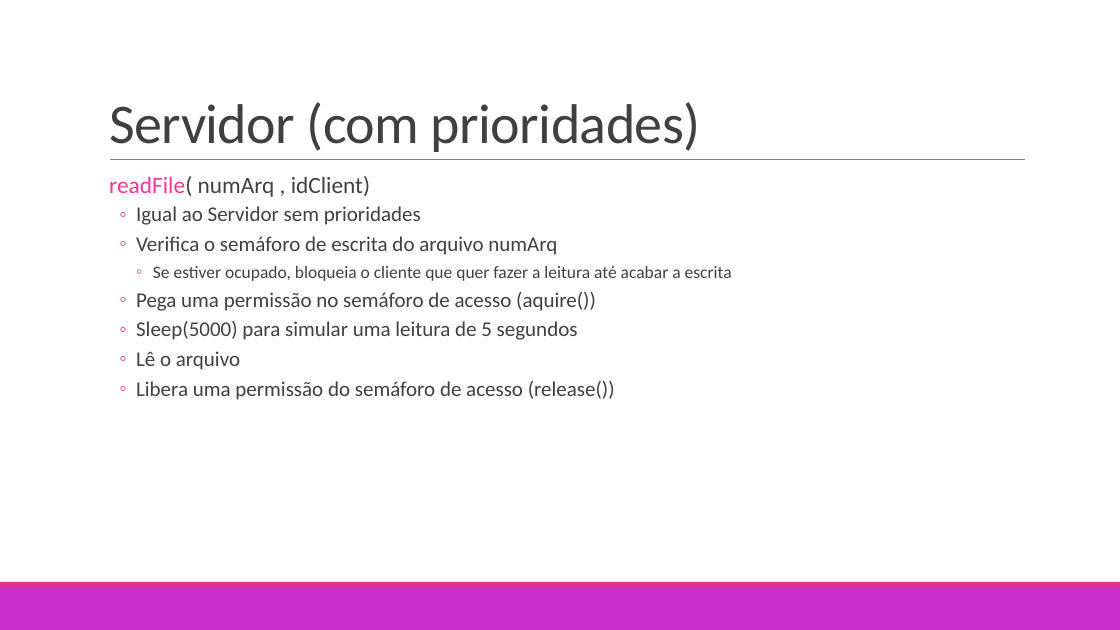
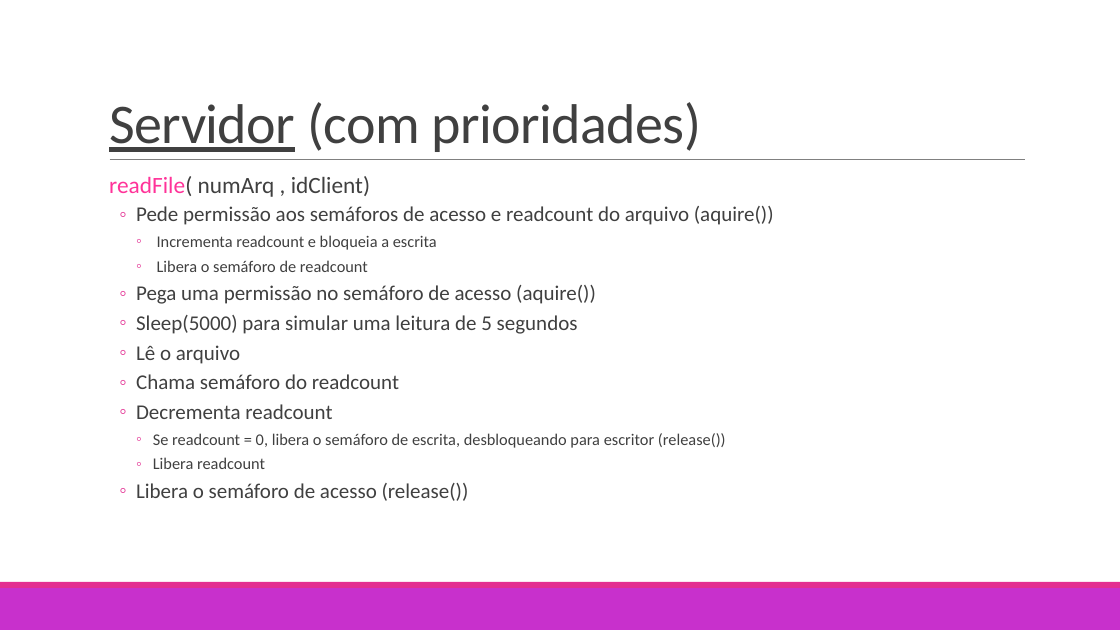
Before and after one commit to ddszb/SD_RMI, a slide deck: slide 7 of RMI.pptx. Drawn at 1120x630 pixels with LibreOffice and Linux fonts; fonts in the diff are those of the drawing. Boxes give left, top, right and bottom in pixels: in the first picture for what was removed or moved away, otherwise in the second. Text is boxed around its words. In the diff, an @@ line names an element or a change of style, - is before the commit and + after.

```diff
--- a/RMI.pptx
+++ b/RMI.pptx
@@ title "Servidor (com prioridades)" at (x1=109, y1=102, x2=701, y2=152): underline on in "Servidor" @@
@@ text at (x1=136, y1=206, x2=774, y2=272): text changed @@
-  ◦ Igual ao Servidor sem prioridades
-  ◦ Verifica o semáforo de escrita do arquivo numArq
-    ◦ Se estiver ocupado, bloqueia o cliente que quer fazer a leitura até acabar a escrita
+  ◦ Pede permissão aos semáforos de acesso e readcount do arquivo (aquire())
+    ◦ Incrementa readcount e bloqueia a escrita
+    ◦ Libera o semáforo de readcount
@@ text at (x1=136, y1=374, x2=726, y2=501): text changed; size 18 to 14 pt @@
-  ◦ Libera uma permissão do semáforo de acesso (release())
+  ◦ Chama semáforo do readcount
+  ◦ Decrementa readcount
+    ◦ Se readcount = 0, libera o semáforo de escrita, desbloqueando para escritor (release())
+    ◦ Libera readcount
+  ◦ Libera o semáforo de acesso (release())
```
Also in this commit, not shown: 5 other slides changed, 1 other file.
